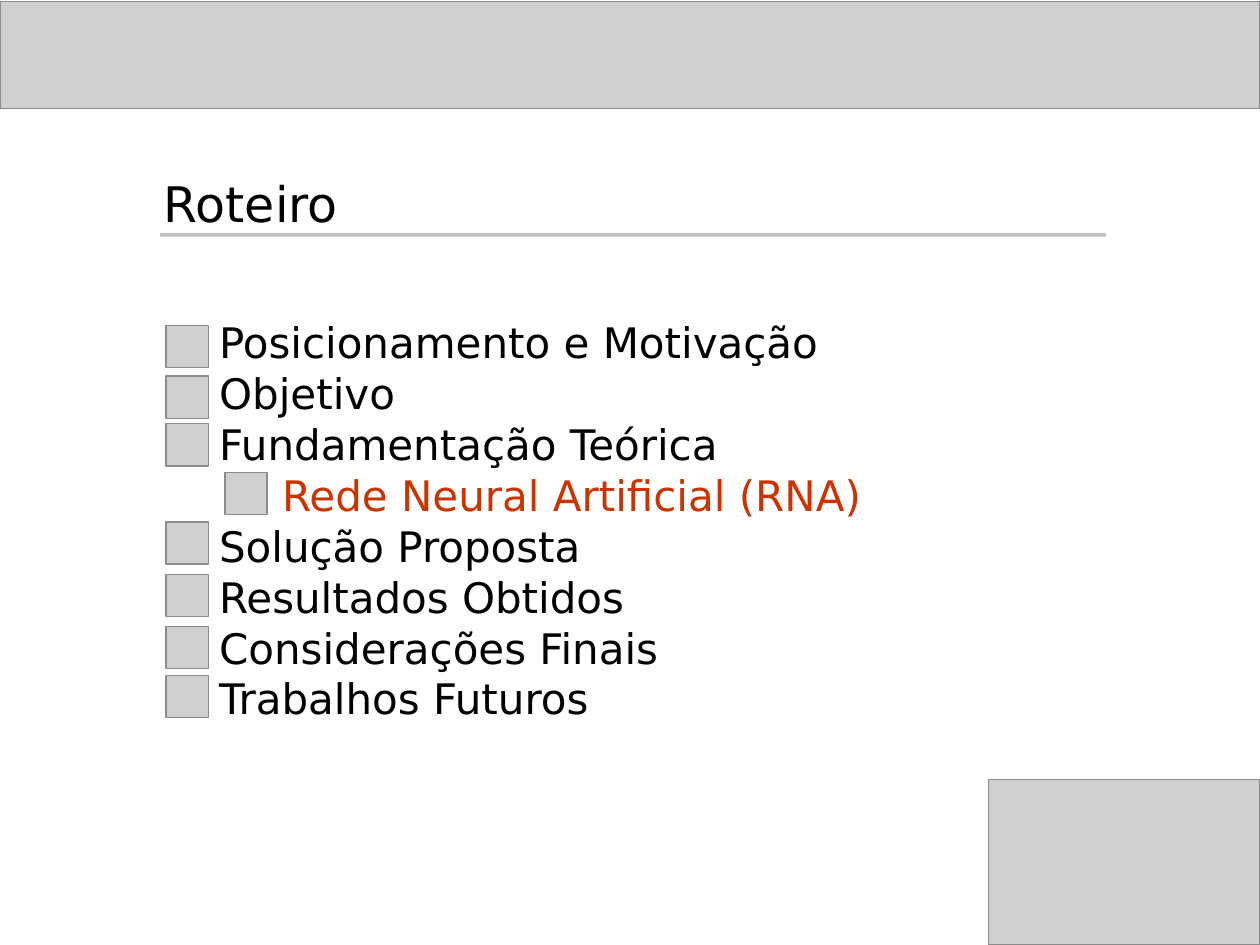
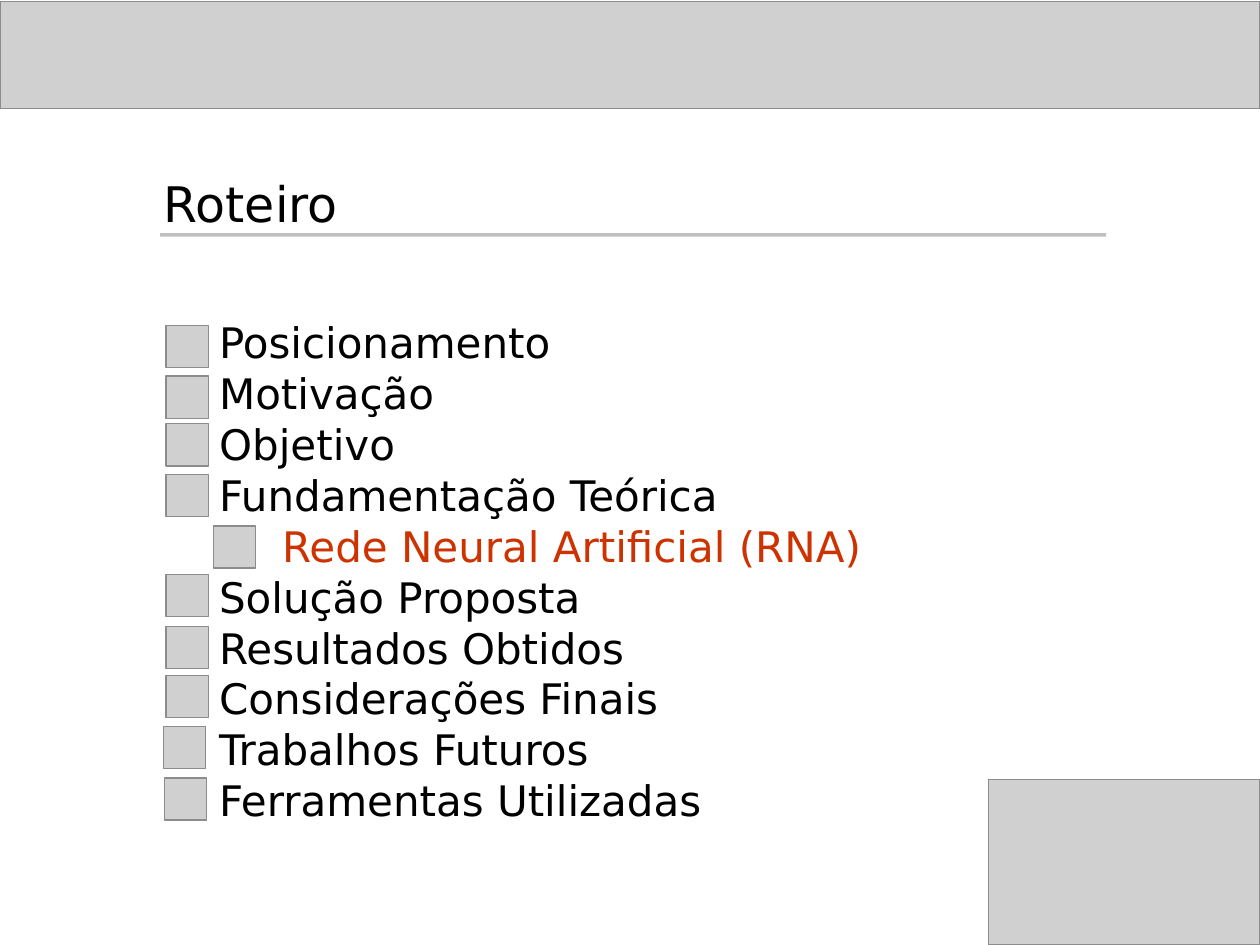
Before and after one commit to rcabral/creditanalyst, a slide deck: slide 2 of Apresentacao_Hermes/Apresentacao_Hermes.ppt. Drawn at 1260x945 pixels with LibreOffice and Linux fonts; fonts in the diff are those of the drawing; grey boxes stand for pictures; background and template pictures are left out. Boxes give left, top, right and bottom in pixels: in the first picture for what was removed or moved away, otherwise in the second. Text is boxed around its words. In the diff, an @@ line names an element or a change of style, - is before the commit and + after.

Commit message:
Inclusão na apresentação de slides que falam da empresa Finicred e problemas encontrados, motivação etc, conforma convrsamos ontem.

```diff
--- a/Apresentacao_Hermes/Apresentacao_Hermes.ppt
+++ b/Apresentacao_Hermes/Apresentacao_Hermes.ppt
@@ text at <box>219,326,550,417</box>: text changed @@
-Posicionamento e Motivação
+Posicionamento
+Motivação
@@ picture: place and size @@
-picture at <box>166,522,209,564</box>
+picture at <box>166,475,209,518</box>
@@ picture: place and size @@
-picture at <box>224,472,267,515</box>
+picture at <box>213,525,256,568</box>
@@ picture added at <box>164,727,207,770</box> @@
@@ picture added at <box>164,777,207,820</box> @@
@@ text at <box>219,784,701,817</box>: paragraph added @@
+Ferramentas Utilizadas
```
Also in this commit, not shown: 3 other slides changed, 5 slides added.
